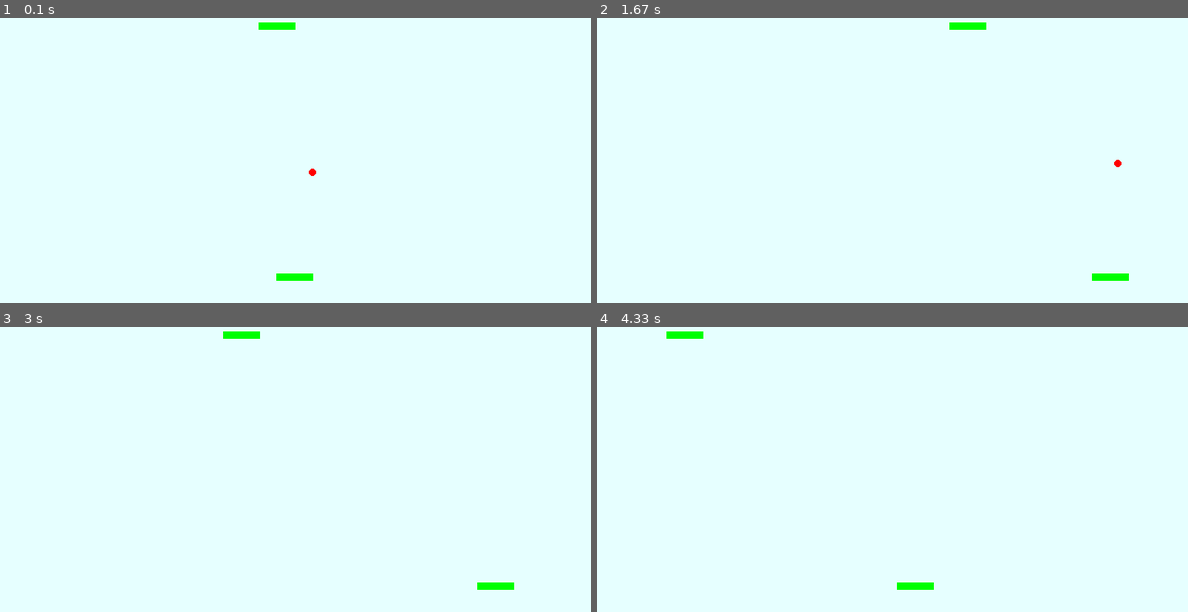
Above: before the commit, frames 1-4 (two rows, left to right).
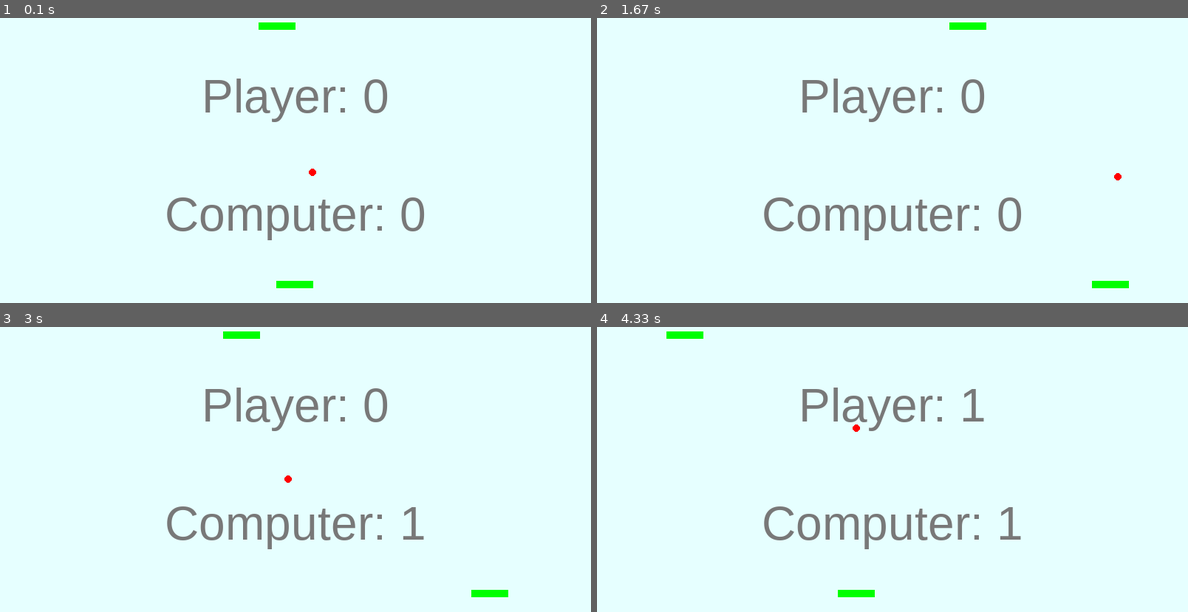
Above: after the commit, the same moments.

Repository: koduj-z-klasa/python101
Game: pygame game, started from pong.py
Same seed, same stepped clock (60 frames per second), same inputs: the game is played once before the commit and once after it.
Inputs (mouse positions are in pixels of both pictures, inside the frame that each line leads up to):
- Up to frame 1 (0.1 s): no input
- Up to frame 2 (1.67 s): press the mouse at (750, 157) at 0.37 s; move the mouse to (851, 189) at 0.47 s; release the mouse at (951, 220) at 0.6 s; press the mouse at (750, 157) at 0.7 s; move the mouse to (721, 120) at 0.8 s; release the mouse at (691, 86) at 0.93 s; press the mouse at (750, 157) at 1.03 s; move the mouse to (727, 129) at 1.13 s; release the mouse at (703, 100) at 1.27 s; press the mouse at (750, 157) at 1.37 s; move the mouse to (868, 146) at 1.47 s; release the mouse at (987, 137) at 1.6 s
- Up to frame 3 (3 s): press the mouse at (153, 466) at 1.7 s; move the mouse to (224, 520) at 1.8 s; release the mouse at (301, 572) at 1.93 s; press the mouse at (153, 466) at 2.03 s; move the mouse to (254, 421) at 2.13 s; release the mouse at (360, 375) at 2.27 s; press the mouse at (153, 466) at 2.37 s; move the mouse to (242, 503) at 2.47 s; release the mouse at (336, 537) at 2.6 s; press the mouse at (153, 466) at 2.7 s; move the mouse to (206, 421) at 2.8 s; release the mouse at (260, 375) at 2.93 s
- Up to frame 4 (4.33 s): press the mouse at (750, 466) at 3.03 s; move the mouse to (845, 441) at 3.13 s; release the mouse at (945, 415) at 3.27 s; press the mouse at (750, 466) at 3.37 s; move the mouse to (827, 515) at 3.47 s; release the mouse at (904, 563) at 3.6 s; press the mouse at (750, 466) at 3.7 s; move the mouse to (721, 515) at 3.8 s; release the mouse at (685, 560) at 3.93 s; press the mouse at (750, 466) at 4.03 s; move the mouse to (727, 480) at 4.13 s; release the mouse at (703, 495) at 4.27 s

The runs differ from the first frame. In frame 1, 3.1% of the frame differs, in the area x 28-72%, y 21-95%; in frame 2, 3.1%, in the area x 28-90%, y 21-95%; in frame 3, 3.0%; in frame 4, 3.0%.

Commit message:
pong wersja beta :)

Diff:
--- a/pong.py
+++ b/pong.py
@@ -1,12 +1,29 @@
 # coding=utf-8
 # Copyright 2013 Janusz Skonieczny
+
+"""
+Klasyczna gra w odbijanie piłeczki napisana z użyciem biblioteki PyGame.
+
+
+Na co warto zwrócić uwagę
+- wykorzystanie __init__ do utworzenie instancji obiektów (ich właściwości)
+- dziedziczenie i implementacja metod "wirtualnych", a raczej brakujących
+- wykorzystanie *args jako zamiast jednego parametru z kolekcją
+
+Co można poprawić
+- różne poziomy sprawności AI (aktualnie komputer zawsze wygrywa)
+- zabezpieczenie by piłeczka nie zazębiała się z rakietką
+- zmiana wektora prędkości w zależności od pędu rakietki
+- dwie piłeczki
+
+"""
 
 import pygame
 import pygame.locals
 import sys
 
 
-class Movable(object):
+class Drawable(object):
     def __init__(self, width, height, x, y, color=(0, 255, 0)):
         self.width = width
         self.height = height
@@ -22,12 +39,17 @@
         return self.rect.x + self.surface.get_width() / 2
 
 
-class Ball(Movable):
-
+class Ball(Drawable):
+    """
+    Piłeczka, porusza się z wektorem prędkości,
+    odbija się gdy uderzy w jakiś inny obiekt lub ściany boczne.
+    """
     def __init__(self, width, height, x, y, color=(255, 0, 0), x_speed=3, y_speed=3):
         super(Ball, self).__init__(width, height, x, y, color)
         self.x_speed = x_speed
         self.y_speed = y_speed
+        self.start_x = x
+        self.start_y = y
 
     def draw(self):
         pygame.draw.ellipse(self.surface, self.color, [0, 0, self.width, self.height])
@@ -48,12 +70,18 @@
     def bounce_x(self):
         self.x_speed *= -1
 
+    def reset(self):
+        self.bounce_y()
+        self.rect.x = self.start_x
+        self.rect.y = self.start_y
 
-class Paddle(Movable):
 
-    def __init__(self, width, height, x, y, color=(0, 255, 0), ball=None):
-        super(Paddle, self).__init__(width, height, x, y, color)
-        self.ball = ball
+class Racket(Drawable):
+    """
+    Rakietka, porusza się w osi X nie wychodząc poza brzegi planszy.
+    """
+    def __init__(self, width, height, x, y, color=(0, 255, 0)):
+        super(Racket, self).__init__(width, height, x, y, color)
 
     def draw(self):
         self.surface.fill(self.color)
@@ -70,22 +98,26 @@
 
 
 class Ai(object):
-
-    def __init__(self, paddle, ball, speed=4):
+    """
+    Przeciwnik, steruje swoją rakietką na podstawie obserwacji piłeczki.
+    """
+    def __init__(self, racket, ball, speed=4):
         self.speed = speed
         self.ball = ball
-        self.paddle = paddle
+        self.racket = racket
 
     def move(self):
         x = self.ball.rect.x
-        if self.paddle.center_x > x:
-            self.paddle.rect.x -= self.speed
+        if self.racket.center_x > x:
+            self.racket.rect.x -= self.speed
         else:
-            self.paddle.rect.x += self.speed
+            self.racket.rect.x += self.speed
 
 
 class Board(object):
-
+    """
+    Plansza do gry.
+    """
     def __init__(self, width, height):
         self.surface = pygame.display.set_mode((width, height), 0, 32)
         pygame.display.set_caption('Simple Pong')
@@ -98,29 +130,34 @@
 
 
 class PongGame(object):
-
+    """
+    Łączy wszystkie elementy gry w całość.
+    """
     def __init__(self, width, height):
         super(PongGame, self).__init__()
         self.board = Board(width, height)
         self.ball = Ball(10, 10, width/2, height/2)
-        self.player1 = Paddle(50, 10, 350, 20)
-        self.player2 = Paddle(50, 10, 350, 360)
+        self.player1 = Racket(50, 10, 350, 20)
+        self.player2 = Racket(50, 10, 350, height - 30)
         self.ai = Ai(self.player2, self.ball)
+        self.score = [0, 0]
         self.clock = pygame.time.Clock()
+        pygame.font.init()
+        font_path = pygame.font.match_font('arial')
+        self.font = pygame.font.Font(font_path, 64)
 
     def run(self):
         while True:
             self.handle_events()
             self.ai.move()
-            self.ball.move(self.board, (self.player1, self.ai.paddle))
+            self.ball.move(self.board, (self.player1, self.ai.racket))
+            s1, s2 = self.update_score()
             self.board.draw(
                 (self.player1.surface, self.player1.rect),
                 (self.player2.surface, self.player2.rect),
                 (self.ball.surface, self.ball.rect),
+                s1, s2
             )
-
-            self.board.surface.blit(self.player2.surface, self.player2.rect)
-            self.board.surface.blit(self.ball.surface, self.ball.rect)
             self.clock.tick(60)
 
     def handle_events(self):
@@ -132,6 +169,25 @@
             if event.type == pygame.locals.MOUSEMOTION:
                 self.player1.move(self.board, event.pos)
 
+    def update_score(self):
+        height = self.board.surface.get_height()
+        if self.ball.rect.y < 0:
+            self.score[1] += 1
+            self.ball.reset()
+        elif self.ball.rect.y > height:
+            self.score[0] += 1
+            self.ball.reset()
+        width = self.board.surface.get_width()
+        s1 = self.draw_score("Player: {}".format(self.score[0]), width/2, height * 0.3)
+        s2 = self.draw_score("Computer: {}".format(self.score[1]), width/2, height * 0.7)
+        return s1, s2
+
+    def draw_score(self, score, x, y):
+        surface = self.font.render(score, True, (120, 120, 120))
+        rect = surface.get_rect()
+        rect.center = x, y
+        return surface, rect
+
 if __name__ == "__main__":
     game = PongGame(800, 400)
     game.run()
Not shown, changed: README.md
Not shown, added: requirements.txt
